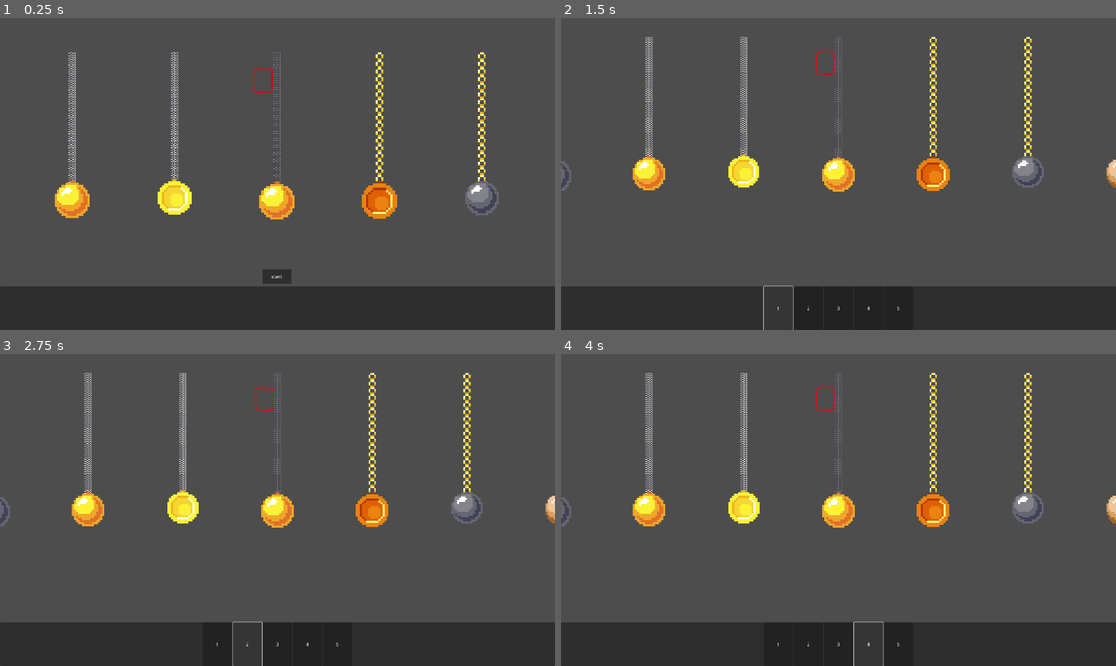
Above: before the commit, frames 1-4 (two rows, left to right).
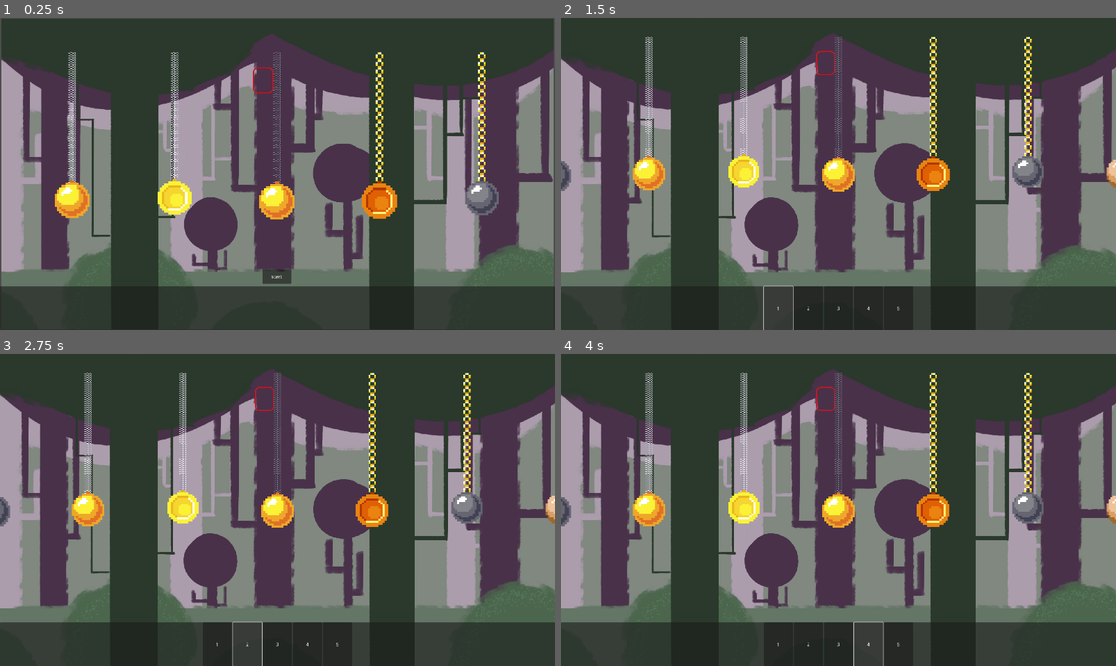
Above: after the commit, the same moments.

Repository: HEKEPOIU/gmtk_2024
Game: Godot game, scene res://scene/main.tscn
Two runs of this game, one before a commit and one after it. Both use one fixed random seed, a clock stepped at 60 frames per second and the inputs below.
Inputs:
- Up to frame 1 (0.25 s): no input
- Up to frame 2 (1.5 s): click "start" at 0.5 s; click "1" at 1.25 s
- Up to frame 3 (2.75 s): click "2" at 2 s
- Up to frame 4 (4 s): click "3" at 2.75 s; click "4" at 3.5 s

The runs differ from the first frame. In frame 1, 79% of the frame differs, in the area x 0-100%, y 0-86%; in frame 2, 80%, in the area x 0-100%, y 0-87%; in frame 3, 80%; in frame 4, 80%.
Error in both runs: Invalid access to property or key 'angular_velocity' on a base object of type 'Nil'. (res://src/ui/card/card_effect/inverse_speed_card.gd:4)

Commit message:
Add assets

Diff:
--- /dev/null
+++ b/scene/audio_manager.tscn
@@ -0,0 +1,27 @@
+[gd_scene load_steps=5 format=3 uid="uid://bmuvhe7rycxhr"]
+
+[ext_resource type="Script" path="res://src/audio_manager.gd" id="1_j6hvd"]
+[ext_resource type="AudioStream" uid="uid://r3bvfpol2b43" path="res://assets/audio/FASTER-TEMPO2019-12-09_-_Retro_Forest_-_David_Fesliyan.mp3" id="1_oer2l"]
+[ext_resource type="AudioStream" uid="uid://du6o0r1lg1rlb" path="res://assets/audio/one_beep-99630.mp3" id="3_xvn8r"]
+[ext_resource type="AudioStream" uid="uid://8st8kwt5s11r" path="res://assets/audio/coin-collect-retro-8-bit-sound-effect-145251.mp3" id="4_7161v"]
+
+[node name="AudioManager" type="Node"]
+script = ExtResource("1_j6hvd")
+
+[node name="BGM" type="AudioStreamPlayer2D" parent="."]
+stream = ExtResource("1_oer2l")
+autoplay = true
+max_distance = 9.22337e+18
+parameters/looping = true
+
+[node name="ColideBall" type="AudioStreamPlayer2D" parent="."]
+stream = ExtResource("3_xvn8r")
+volume_db = 2.173
+max_distance = 9.22337e+18
+max_polyphony = 10
+
+[node name="CardEffect" type="AudioStreamPlayer2D" parent="."]
+stream = ExtResource("4_7161v")
+volume_db = 2.173
+max_distance = 9.22337e+18
+max_polyphony = 10
--- a/scene/camera_manager.gd
+++ b/scene/camera_manager.gd
@@ -3,8 +3,10 @@
 class_name CameraManager
 
 @export var move_duration: float = 0.2
+@onready var back_ground: Sprite2D = get_node("Sprite2D")
 var follow_pos: Vector2
 var zoom_size: Vector2
+
 
 func tween_to_fit_screen(target_position: Vector2, target_scale: Vector2) -> void:
 	var tween := create_tween()
@@ -15,21 +17,25 @@
 
 func _process(_delta: float) -> void:
 	tween_to_fit_screen(follow_pos, zoom_size)
+	back_ground.scale = Vector2.ONE / zoom
 
 
 func deal_follow(new_follow: Pendulum) -> void:
 	follow_pos = new_follow.global_position + Vector2(0, new_follow.length)
 	if new_follow.end_point:
 		var camera_size_y = self.get_viewport().size.y
-		var original_size: float = (camera_size_y)
+		var original_size: float = camera_size_y
 		var end_point := new_follow.end_point
 		var ball_size: float = get_end_point_size(end_point)
-		var target_size := (ball_size / 0.2)
+		var target_size := ball_size / 0.2
 		zoom_size = 2 * (target_size / original_size) * Vector2.ONE
 		zoom_size = zoom_size
 	else:
 		zoom_size = Vector2.ONE
 
+
 func get_end_point_size(end_point) -> float:
-	var ball_size: float = end_point.sprite.get_rect().size.y * end_point.scale.y * end_point.sprite.scale.y
+	var ball_size: float = (
+		end_point.sprite.get_rect().size.y * end_point.scale.y * end_point.sprite.scale.y
+	)
 	return ball_size
--- a/scene/main.tscn
+++ b/scene/main.tscn
@@ -1,10 +1,12 @@
-[gd_scene load_steps=6 format=3 uid="uid://bamth8f5h3hkf"]
+[gd_scene load_steps=8 format=3 uid="uid://bamth8f5h3hkf"]
 
 [ext_resource type="Script" path="res://src/main.gd" id="1_gy4id"]
 [ext_resource type="Script" path="res://scene/camera_manager.gd" id="3_6fkyf"]
 [ext_resource type="PackedScene" uid="uid://mi0q0rdifude" path="res://scene/main_ui.tscn" id="3_6hq5n"]
+[ext_resource type="Texture2D" uid="uid://cbmws62tgyejb" path="res://assets/background/Background_for_the_game.png" id="3_nkxm2"]
 [ext_resource type="PackedScene" uid="uid://prj2jrlt2fu1" path="res://scene/pendulum_manager.tscn" id="5_a8atf"]
 [ext_resource type="PackedScene" uid="uid://bmibyak3ptiqq" path="res://src/ui/card/border.tscn" id="5_o6d60"]
+[ext_resource type="PackedScene" uid="uid://bmuvhe7rycxhr" path="res://scene/audio_manager.tscn" id="6_mghdt"]
 
 [node name="main" type="Node"]
 script = ExtResource("1_gy4id")
@@ -13,6 +15,12 @@
 position = Vector2(965, 538)
 script = ExtResource("3_6fkyf")
 move_duration = 0.5
+
+[node name="AudioListener2D" type="AudioListener2D" parent="Camera2D"]
+current = true
+
+[node name="Sprite2D" type="Sprite2D" parent="Camera2D"]
+texture = ExtResource("3_nkxm2")
 
 [node name="NinePatchRect" parent="." instance=ExtResource("5_o6d60")]
 anchors_preset = 5
@@ -37,3 +45,5 @@
 move_time = 0.05
 margin_multiply = 2.5
 pre_generate_size = 4
+
+[node name="AudioManager" parent="." instance=ExtResource("6_mghdt")]
--- /dev/null
+++ b/src/audio_manager.gd
@@ -0,0 +1,13 @@
+extends Node
+
+class_name AudioManager
+
+@onready var collide_sound: AudioStreamPlayer2D = get_node("ColideBall")
+@onready var card_effecr: AudioStreamPlayer2D = get_node("CardEffect")
+
+
+func play_collide() -> void:
+	collide_sound.play()
+
+func play_card_effect_sound() -> void:
+	card_effecr.play()
--- a/src/main.gd
+++ b/src/main.gd
@@ -5,6 +5,7 @@
 @onready var canvas := get_node("CanvasLayer/Canvas") as UiMain
 @onready var camera: CameraManager = get_node("Camera2D")
 @onready var pendulum_manager: PendulumManager = get_node("PendulumManager")
+@onready var audio_manager: AudioManager = get_node("AudioManager")
 var is_start_swing: bool = false
 
 
@@ -12,6 +13,7 @@
 func _ready() -> void:
 	pendulum_manager.on_change_pendulum.connect(camera.deal_follow)
 	pendulum_manager.release_pendulum.connect(start_game)
+	pendulum_manager.collide.connect(audio_manager.play_collide)
 	pendulum_manager.init_pendulums()
 
 func start_game() -> void:
--- a/src/pendulum_manager.gd
+++ b/src/pendulum_manager.gd
@@ -4,6 +4,7 @@
 
 signal on_change_pendulum(new_current: Pendulum)
 signal release_pendulum
+signal collide
 @export var pendulum_scene: Array[PackedScene]
 @export var pendulum_margin: float = 320
 @export var pendulum_pivot_height: int = 360
@@ -182,5 +183,6 @@
 			left_pendulums[i].is_moving = true
 
 func remove_pendulum(pendulum: Pendulum) -> void:
+	collide.emit()
 	left_pendulums.erase(pendulum)
 	right_pendulums.erase(pendulum)
Not shown, added: assets/audio/2020-04-24_-_Arcade_Kid_-_FesliyanStudios.com_-_David_Renda.mp3.import
Not shown, added: assets/audio/FASTER-TEMPO2019-12-09_-_Retro_Forest_-_David_Fesliyan.mp3.import
Not shown, added: assets/audio/SLOWER-TEMPO2019-12-09_-_Retro_Forest_-_David_Fesliyan.mp3.import
Not shown, added: assets/audio/coin-collect-retro-8-bit-sound-effect-145251.mp3.import
Not shown, added: assets/audio/one_beep-99630.mp3.import
Binary file added: assets/background/Background_for_the_game.png
Not shown, added: assets/background/Background_for_the_game.png.import
Not shown, added: assets/audio/2020-04-24_-_Arcade_Kid_-_FesliyanStudios.com_-_David_Renda.mp3
Not shown, added: assets/audio/FASTER-TEMPO2019-12-09_-_Retro_Forest_-_David_Fesliyan.mp3
Not shown, added: assets/audio/SLOWER-TEMPO2019-12-09_-_Retro_Forest_-_David_Fesliyan.mp3
Not shown, added: assets/audio/coin-collect-retro-8-bit-sound-effect-145251.mp3
Not shown, added: assets/audio/one_beep-99630.mp3
